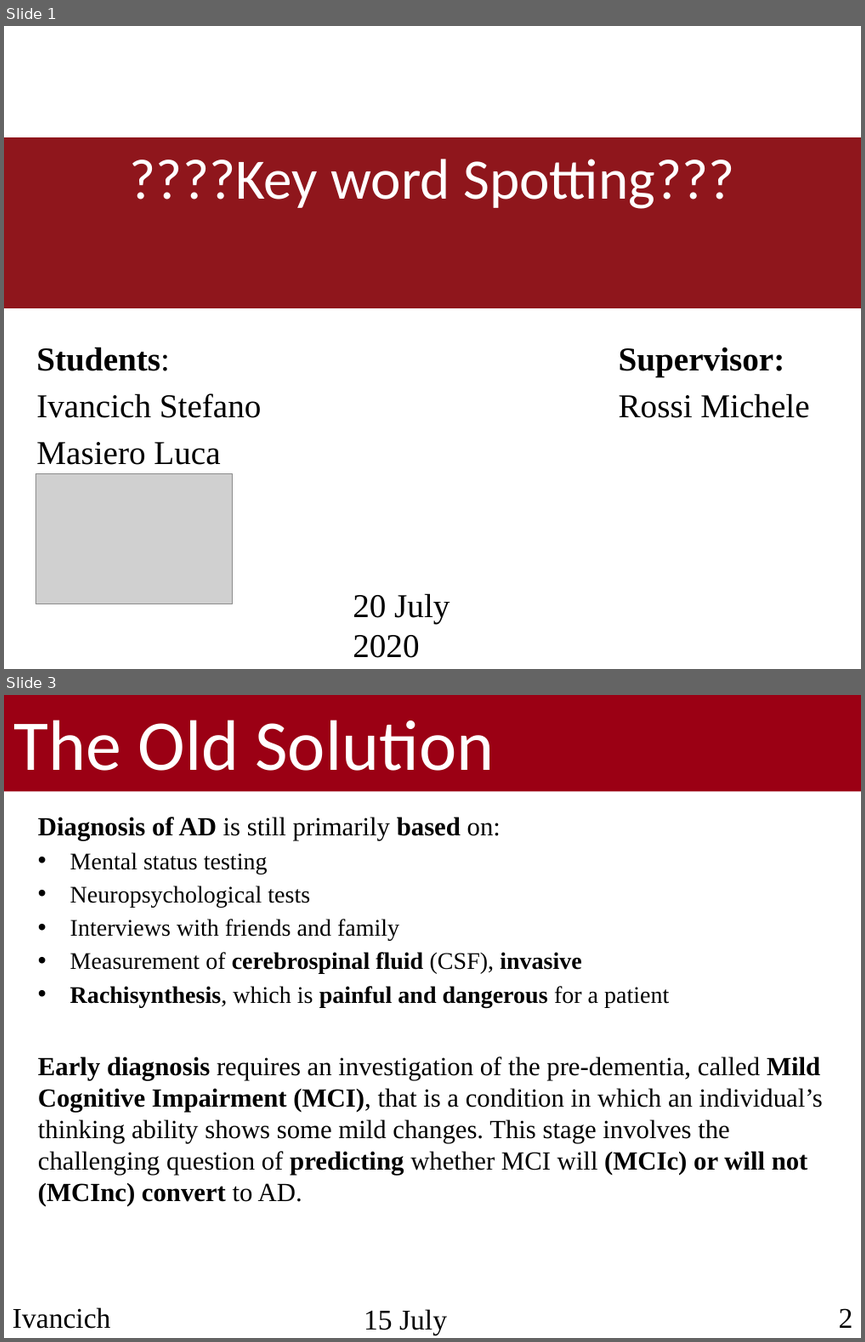
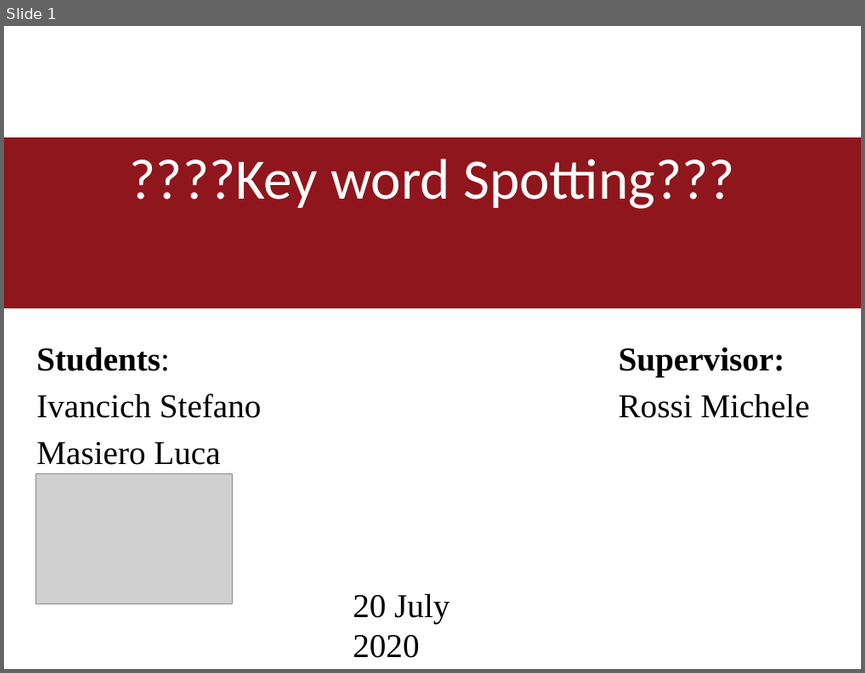
Before and after one commit to ivaste/KeyWordSpotting, a slide deck: Presentation/Presentation.pptx. Shown one above the other, each under a label of ours: slides 1 and 3 before the commit, slide 1 after it; the slides between them are not shown. The pictures are 865x1342 and 865x673 pixels, drawn with LibreOffice and Linux fonts; fonts in the diff are those of the drawing; grey boxes stand for pictures; background and template pictures are left out. Boxes give left, top, right and bottom in pixels: in the first picture for what was removed or moved away, otherwise in the second. Text is boxed around its words. In the diff, an @@ line names an element or a change of style, - is before the commit and + after.

```diff
--- a/Presentation/Presentation.pptx
+++ b/Presentation/Presentation.pptx
@@ slide 3 removed at (4, 695, 861, 1338), background #FFFFFF @@
@@ rectangle removed at (4, 695, 861, 792) @@
@@ text removed at (14, 720, 494, 771) @@
-The Old Solution
@@ text removed at (38, 817, 823, 1206) @@
-Diagnosis of AD is still primarily based on:
-• Mental status testing
-• Neuropsychological tests
-• Interviews with friends and family
-• Measurement of cerebrospinal fluid (CSF), invasive
-• Rachisynthesis, which is painful and dangerous for a patient
-Early diagnosis requires an investigation of the pre-dementia, called Mild Cognitive Impairment (MCI), that is a condition in which an individual’s thinking ability shows some mild changes. This stage involves the challenging question of predicting whether MCI will (MCIc) or will not (MCInc) convert to AD.
@@ text removed at (12, 1307, 111, 1328) @@
-Ivancich Stefano
@@ text removed at (364, 1309, 447, 1334) @@
-15 July 2019
@@ text removed at (839, 1308, 853, 1327) @@
-2
```
Also in this commit, not shown: 2 slides changed, 4 slides added, 2 other slides removed.
